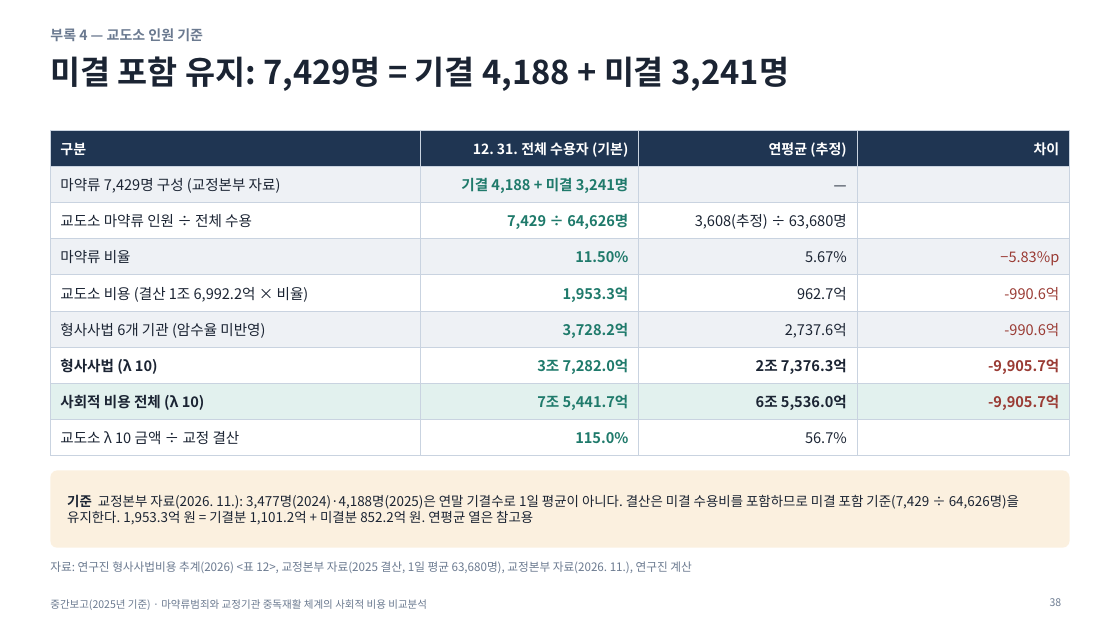
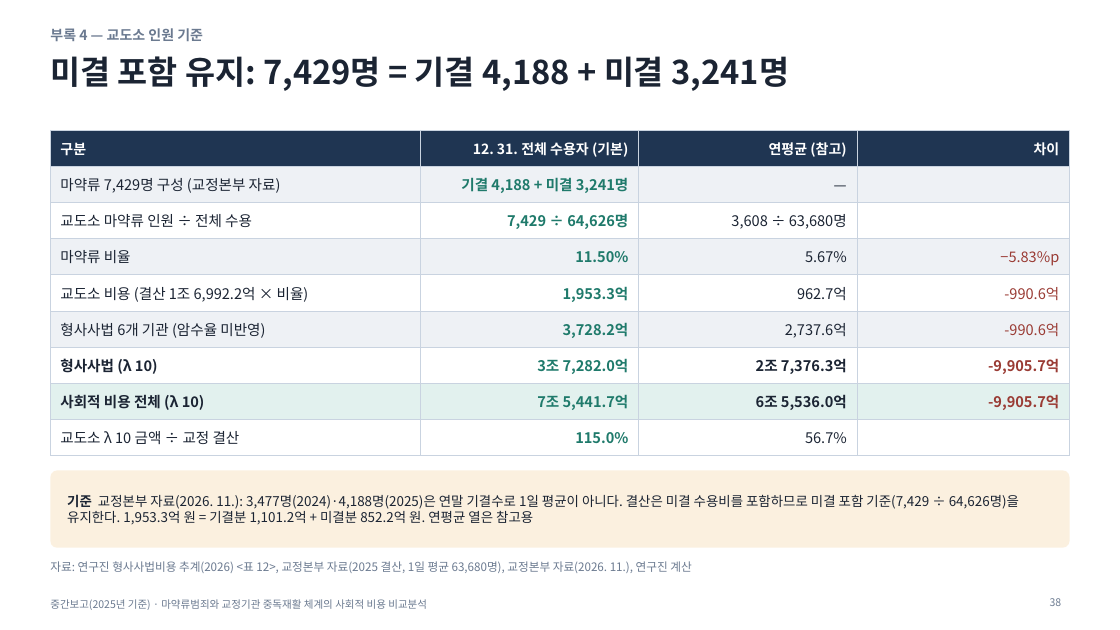
Before and after one commit to adminmrobo/drug-crime-social-cost, a slide deck: slide 38 of deliverables/2026-11-16_보고용/중간보고_마약류사회적비용_2025기준_보고용.pptx. Drawn at 1120x630 pixels with LibreOffice and Linux fonts; fonts in the diff are those of the drawing. Boxes give left, top, right and bottom in pixels: in the first picture for what was removed or moved away, otherwise in the second. Text is boxed around its words. In the diff, an @@ line names an element or a change of style, - is before the commit and + after.

```diff
--- a/deliverables/2026-11-16_보고용/중간보고_마약류사회적비용_2025기준_보고용.pptx
+++ b/deliverables/2026-11-16_보고용/중간보고_마약류사회적비용_2025기준_보고용.pptx
@@ table at box(50, 130, 1070, 448) @@
-row 1, column 3: 연평균 (추정)
+row 1, column 3: 연평균 (참고)
-row 3, column 3: 3,608(추정) ÷ 63,680명
+row 3, column 3: 3,608 ÷ 63,680명
```
Also in this commit, not shown: 14 other slides changed, 7 other files.
